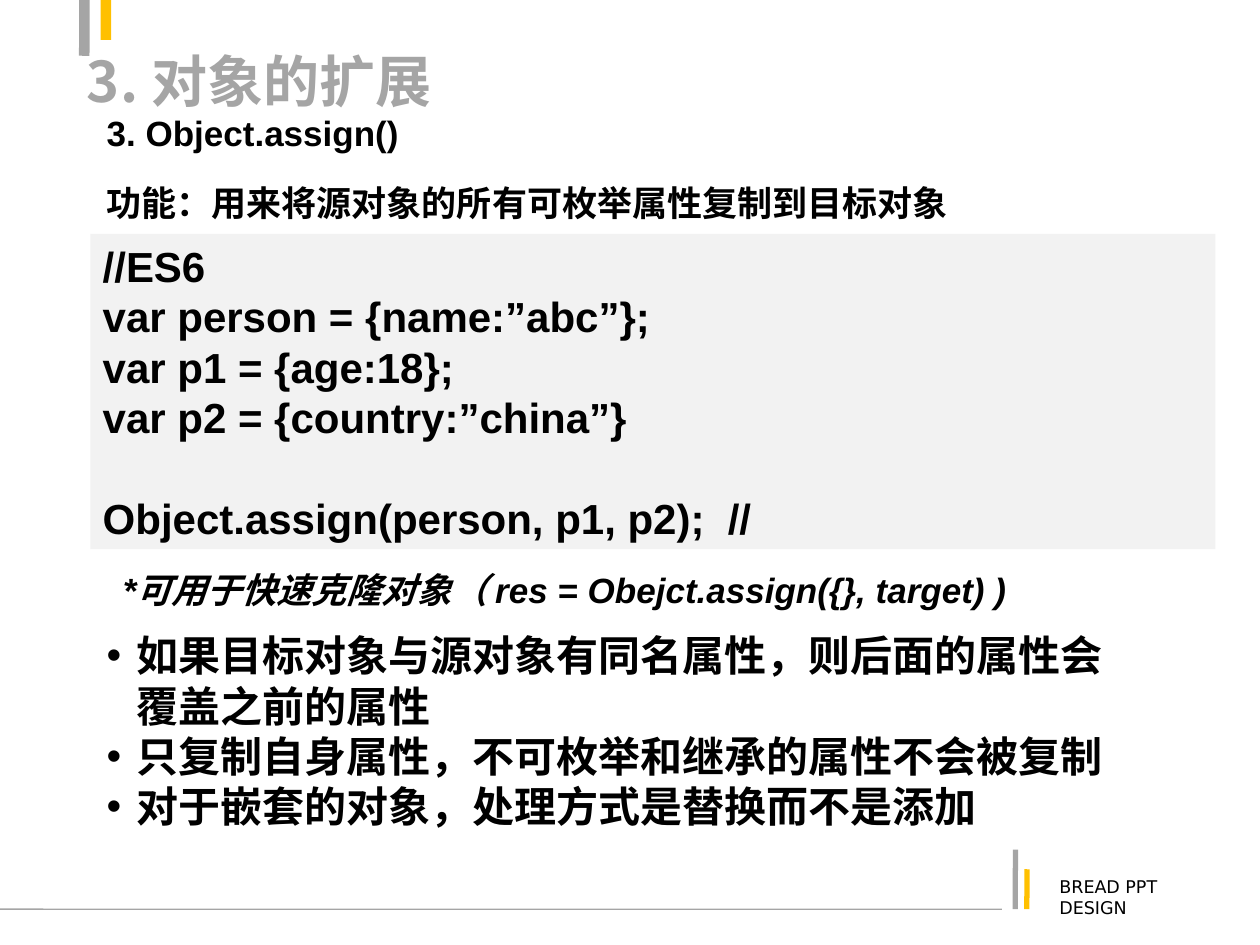
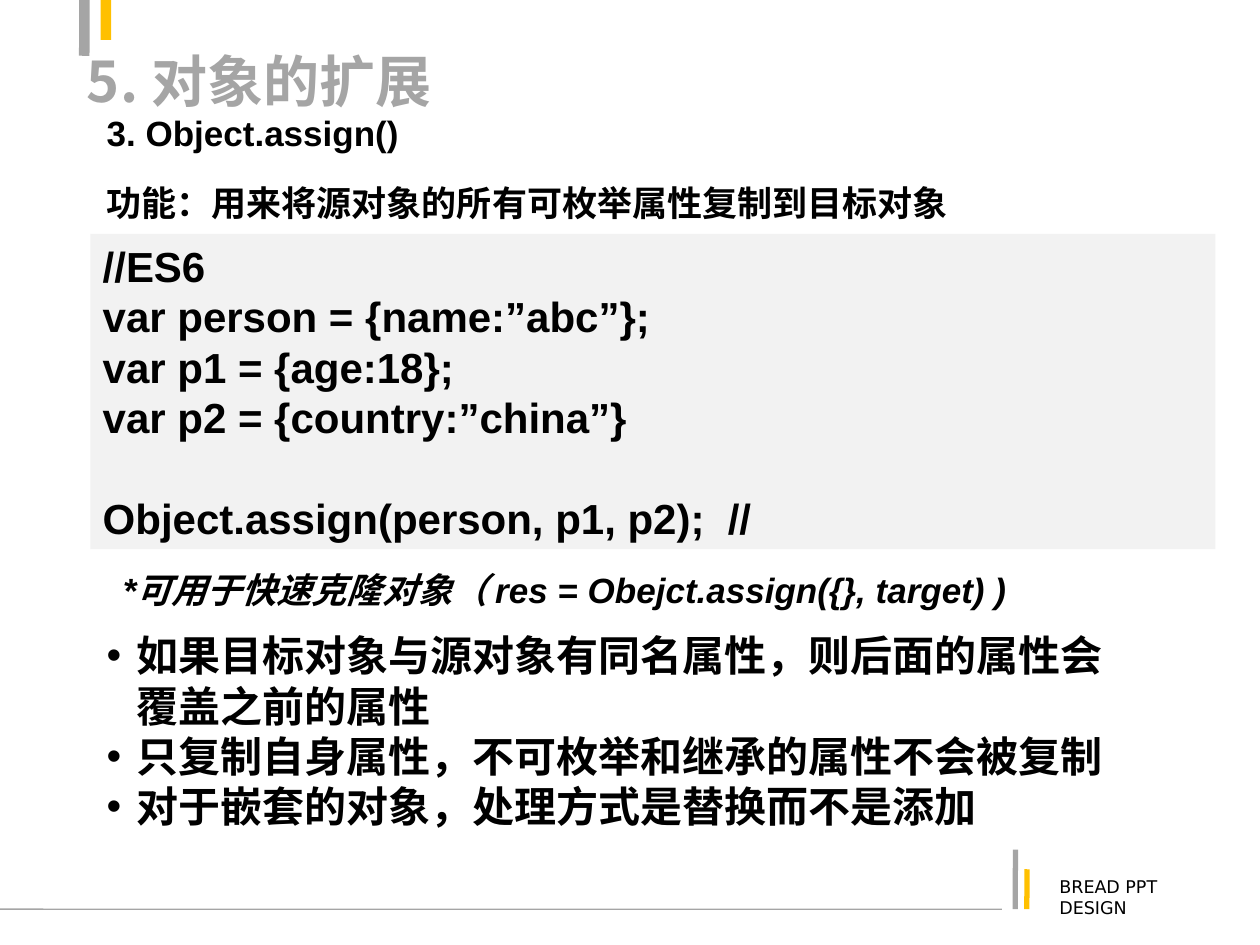
Before and after one commit to justforuse/psae-es6, a slide deck: slide 31 of es6.ppt. Drawn at 1260x945 pixels with LibreOffice and Linux fonts; fonts in the diff are those of the drawing. Boxes give left, top, right and bottom in pixels: in the first picture for what was removed or moved away, otherwise in the second. Text is boxed around its words. In the diff, an @@ line names an element or a change of style, - is before the commit and + after.

```diff
--- a/es6.ppt
+++ b/es6.ppt
@@ title at (87, 46, 431, 107): text changed @@
-3. 对象的扩展
+5. 对象的扩展
```
Also in this commit, not shown: 7 other slides changed.
